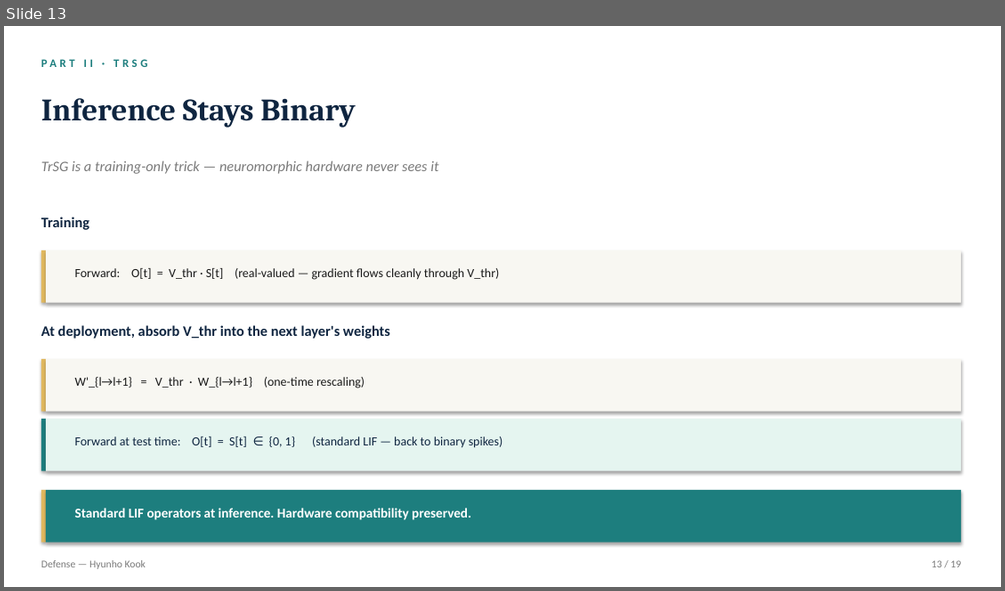
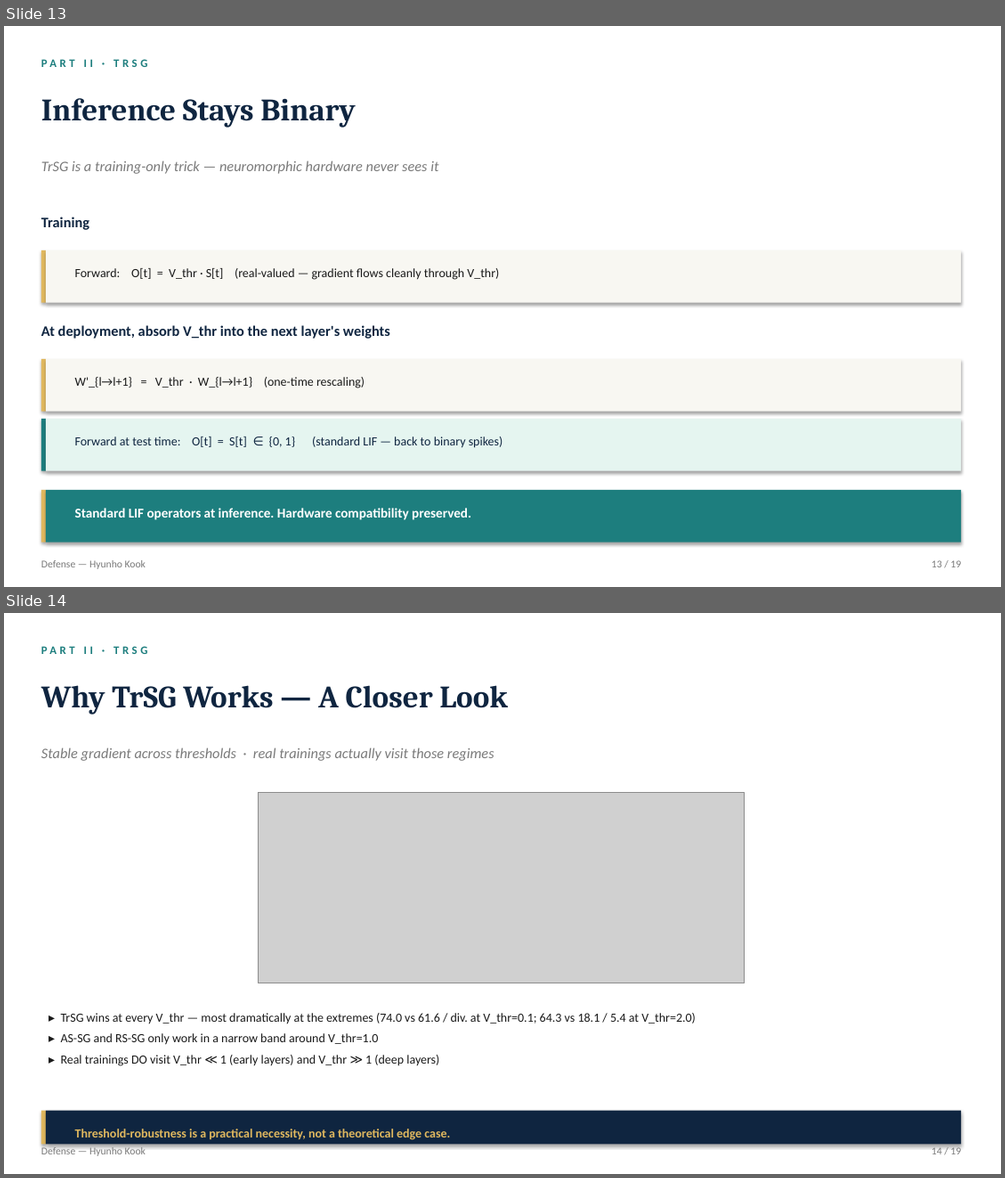
Before and after one commit to kookhh0827/POSTECH_thesis_template_latex, a slide deck: Hyunho_Kook_Master_Defense.pptx. Shown one above the other, each under a label of ours: slide 13 before the commit, slides 13 and 14 after it. The pictures are 1005x591 and 1005x1178 pixels, drawn with LibreOffice and Linux fonts; fonts in the diff are those of the drawing; grey boxes stand for pictures. Boxes give left, top, right and bottom in pixels: in the first picture for what was removed or moved away, otherwise in the second. Text is boxed around its words. In the diff, an @@ line names an element or a change of style, - is before the commit and + after.

```diff
--- a/Hyunho_Kook_Master_Defense.pptx
+++ b/Hyunho_Kook_Master_Defense.pptx
@@ slide 14 added at (x1=4, y1=613, x2=1001, y2=1174), background #FFFFFF @@
@@ text added at (x1=41, y1=643, x2=938, y2=666), 11 pt, text #1D7E7E, bold @@
+PART II · TRSG
@@ text added at (x1=41, y1=685, x2=508, y2=714), 30 pt, text #0F2540, bold @@
+Why TrSG Works — A Closer Look
@@ text added at (x1=41, y1=747, x2=494, y2=761), 14 pt, text #7A7A7A, italic @@
+Stable gradient across thresholds · real trainings actually visit those regimes
@@ picture added at (x1=259, y1=793, x2=744, y2=983) @@
@@ text added at (x1=61, y1=1013, x2=696, y2=1066), 12 pt, text #1A1A1A @@
+▸ TrSG wins at every V_thr — most dramatically at the extremes (74.0 vs 61.6 / div. at V_thr=0.1; 64.3 vs 18.1 / 5.4 at V_thr=2.0)
+▸ AS-SG and RS-SG only work in a narrow band around V_thr=1.0
+▸ Real trainings DO visit V_thr ≪ 1 (early layers) and V_thr ≫ 1 (deep layers)
@@ rectangle added at (x1=41, y1=1111, x2=46, y2=1144), fill #E0B85F @@
@@ rectangle added at (x1=46, y1=1111, x2=961, y2=1144), fill #0F2540 @@
@@ text added at (x1=75, y1=1128, x2=450, y2=1140), 12 pt, text #E0B85F, bold @@
+Threshold-robustness is a practical necessity, not a theoretical edge case.
@@ text added at (x1=931, y1=1145, x2=961, y2=1154), 10 pt, text #7A7A7A @@
+14 / 19
@@ text added at (x1=41, y1=1147, x2=146, y2=1156), 10 pt, text #7A7A7A @@
+Defense — Hyunho Kook
```
Also in this commit, not shown: 1 slide removed, 3 other files.
